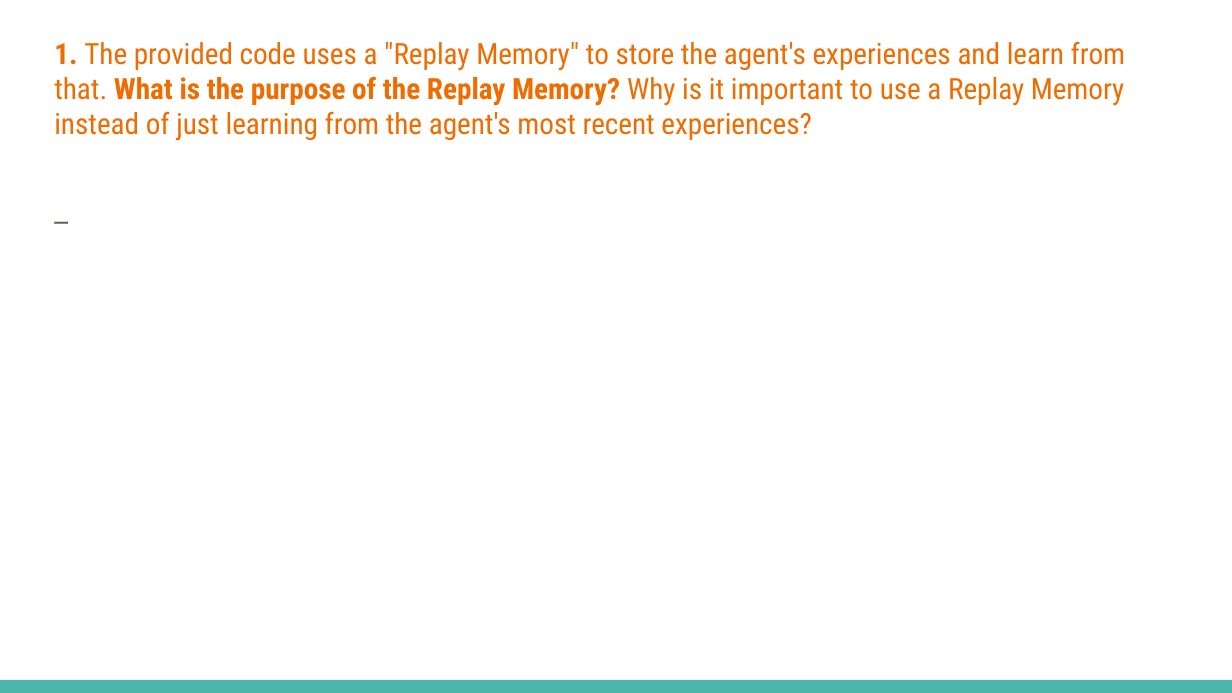
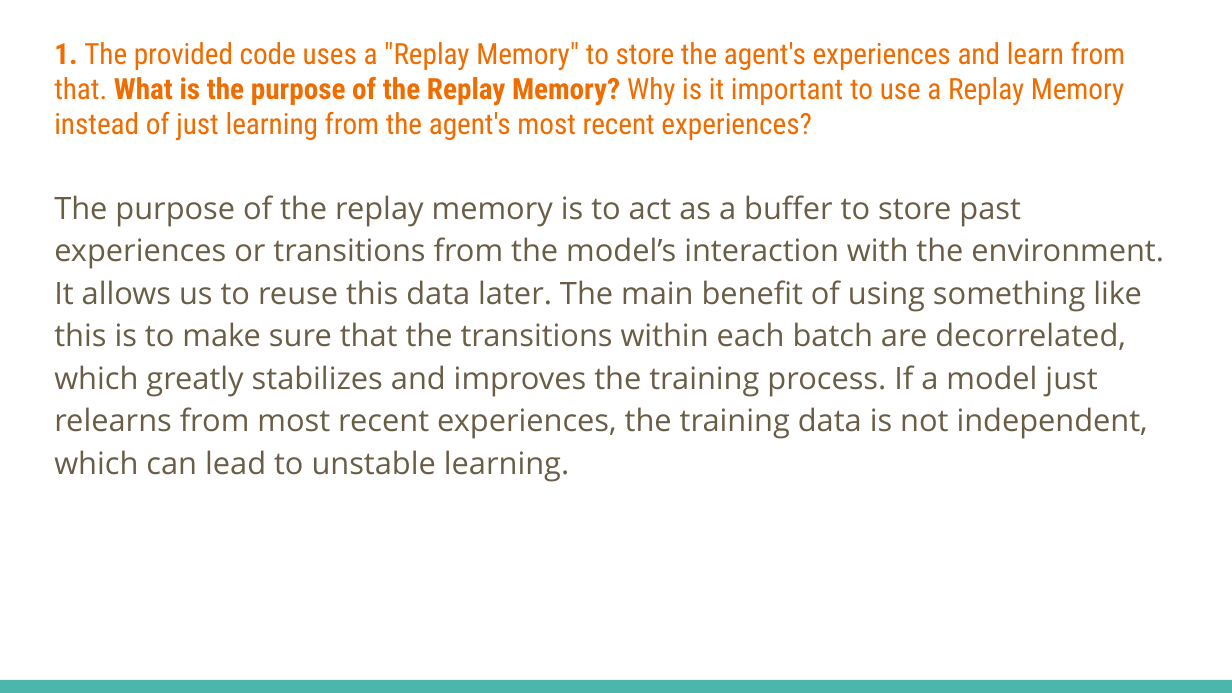
Before and after one commit to eding42/ece157b-hw4, a slide deck: slide 2 of Homework_4_Slides_Template.pptx. Drawn at 1232x693 pixels with LibreOffice and Linux fonts; fonts in the diff are those of the drawing. Boxes give left, top, right and bottom in pixels: in the first picture for what was removed or moved away, otherwise in the second. Text is boxed around its words. In the diff, an @@ line names an element or a change of style, - is before the commit and + after.

```diff
--- a/Homework_4_Slides_Template.pptx
+++ b/Homework_4_Slides_Template.pptx
@@ text at [54,195,1164,482]: text changed @@
-_
+The purpose of the replay memory is to act as a buffer to store past experiences or transitions from the model’s interaction with the environment. It allows us to reuse this data later. The main benefit of using something like this is to make sure that the transitions within each batch are decorrelated, which greatly stabilizes and improves the training process. If a model just relearns from most recent experiences, the training data is not independent, which can lead to unstable learning.
```
Also in this commit, not shown: 5 other slides changed, 28 other files.
